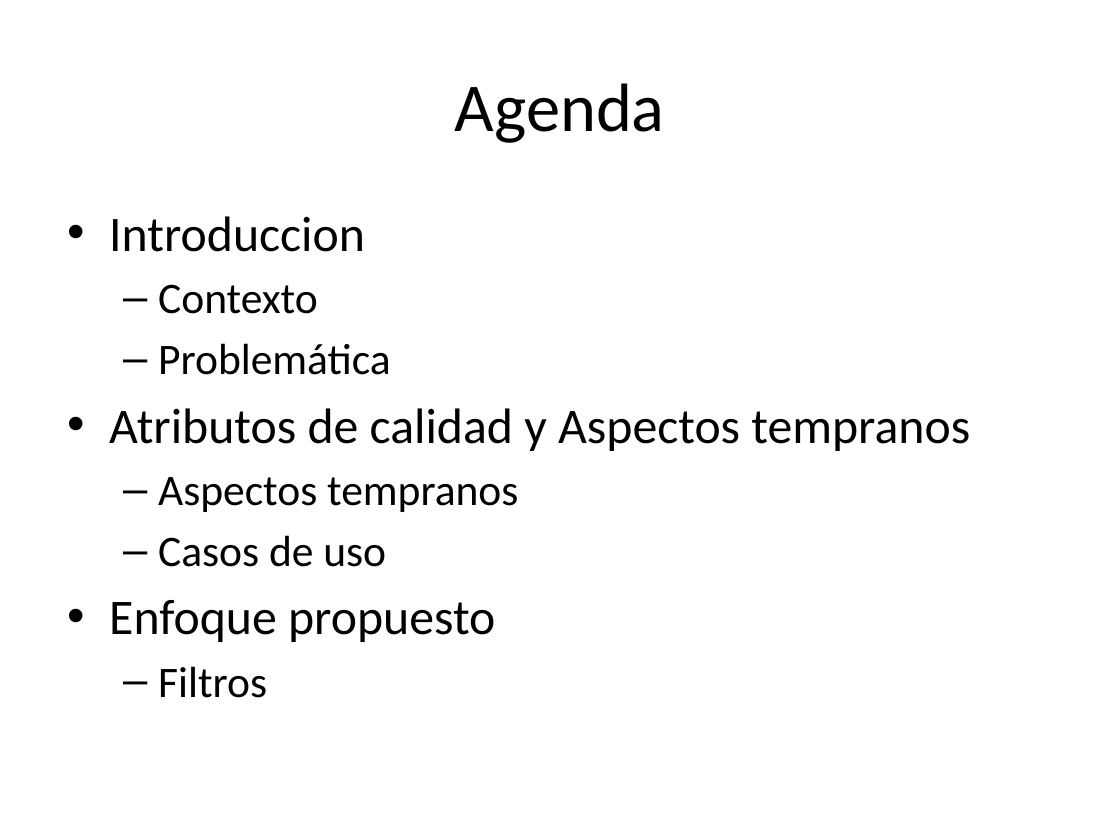
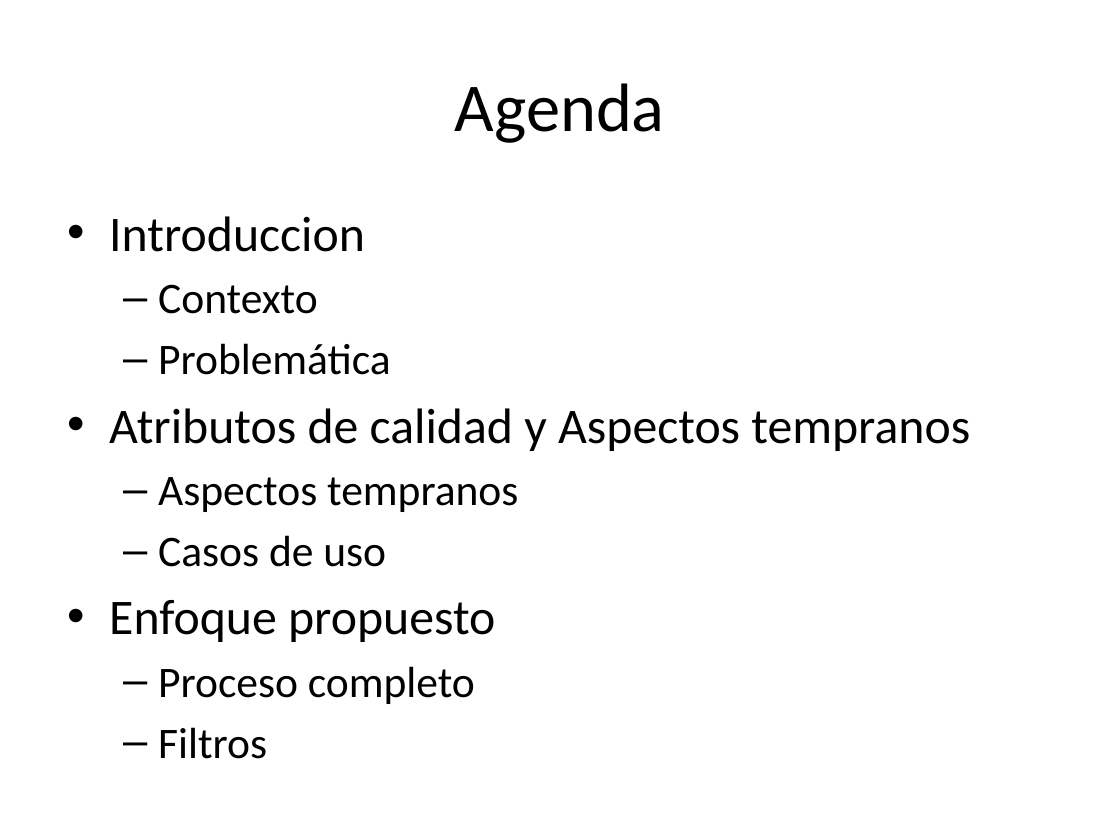
Before and after one commit to alejandrorago/qatesis2, a slide deck: slide 2 of Capitulos Finales/filiminasPeladas.pptx. Drawn at 1120x840 pixels with LibreOffice and Linux fonts; fonts in the diff are those of the drawing. Boxes give left, top, right and bottom in pixels: in the first picture for what was removed or moved away, otherwise in the second. Text is boxed around its words. In the diff, an @@ line names an element or a change of style, - is before the commit and + after.

```diff
--- a/Capitulos Finales/filiminasPeladas.pptx
+++ b/Capitulos Finales/filiminasPeladas.pptx
@@ text at (x1=158, y1=666, x2=475, y2=704): paragraph added @@
+  – Proceso completo
```
Also in this commit, not shown: 1 other slide changed.
